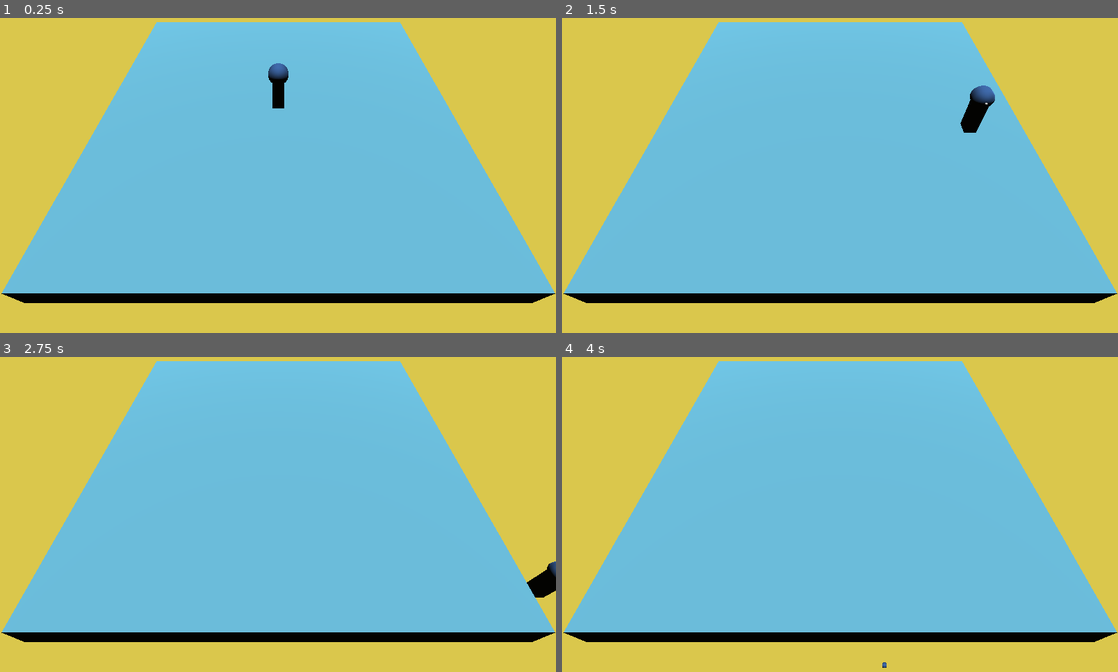
Above: before the commit, frames 1-4 (two rows, left to right).
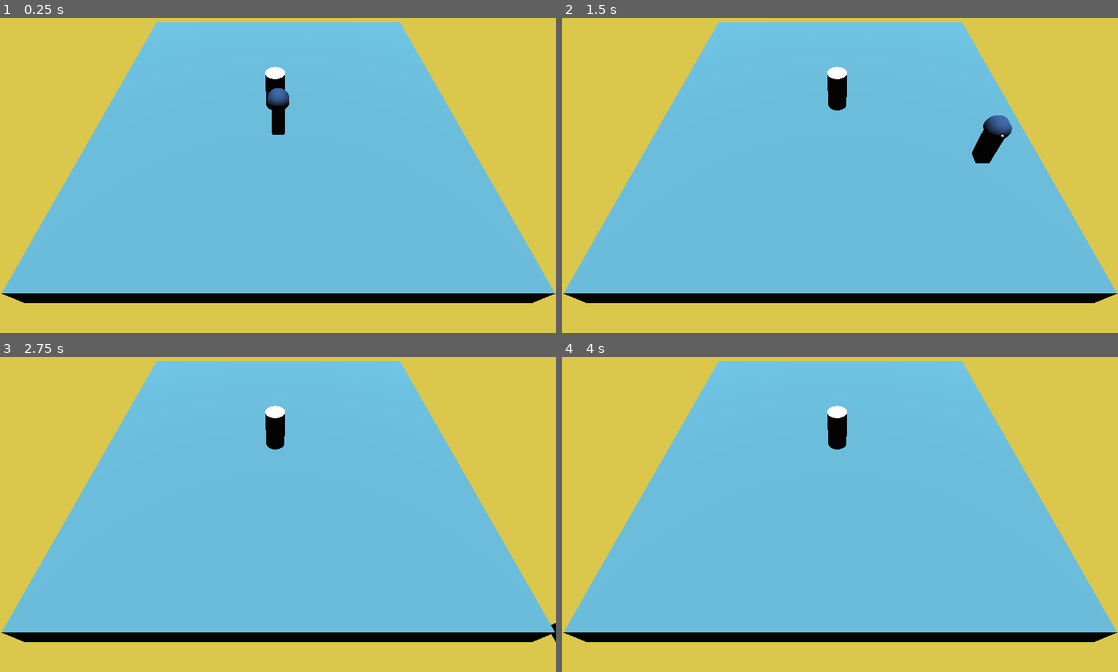
Above: after the commit, the same moments.

Repository: OnyJ/Medusa-old
Game: Godot game, scene res://scenes/Main.tscn
Two runs of this game, one before a commit and one after it. Both use one fixed random seed, a clock stepped at 60 frames per second and the inputs below.
Inputs:
- Up to frame 1 (0.25 s): no input
- Up to frame 2 (1.5 s): tap Enter at 0.5 s; hold D (move_right) 0.53-1.28 s; hold S (move_back) from 1.28 s (still down)
- Up to frame 3 (2.75 s): release S (move_back) at 2.03 s; hold D (move_right) from 2.03 s (still down)
- Up to frame 4 (4 s): release D (move_right) at 2.78 s; hold Z (move_forward) 2.78-3.53 s; tap Space at 3.5 s; hold Q (move_left) from 3.53 s (still down)

The runs differ from the first frame. In frame 1, 0.6% of the frame differs, in the area x 47-52%, y 14-38%; in frame 2, 1.6%, in the area x 47-81%, y 15-47%; in frame 3, 0.8%; in frame 4, 0.5%.

Commit message:
add statue

Diff:
--- a/scenes/Main.tscn
+++ b/scenes/Main.tscn
@@ -14,3 +14,4 @@
 transform = Transform( 1, 0, 0, 0, 0.993429, 0.114452, 0, -0.114452, 0.993429, 0, 1.17699, 26.4278 )
 
 [node name="Player" parent="." instance=ExtResource( 2 )]
+transform = Transform( 1, 0, 0, 0, 1, 0, 0, 0, 1, 0, 1.50951, 3.08401 )
--- a/scenes/Map.tscn
+++ b/scenes/Map.tscn
@@ -1,4 +1,6 @@
-[gd_scene load_steps=5 format=2]
+[gd_scene load_steps=6 format=2]
+
+[ext_resource path="res://scenes/Statue.tscn" type="PackedScene" id=1]
 
 [sub_resource type="BoxShape" id=1]
 
@@ -22,7 +24,6 @@
 shape = SubResource( 1 )
 
 [node name="MeshInstance" type="MeshInstance" parent="Ground"]
-transform = Transform( 1, 0, 0, 0, 1, 0, 0, 0, 1, 0, 0, 0 )
 mesh = SubResource( 3 )
 material/0 = null
 
@@ -31,3 +32,8 @@
 
 [node name="WorldEnvironment" type="WorldEnvironment" parent="."]
 environment = SubResource( 4 )
+
+[node name="Statues" type="Node" parent="."]
+
+[node name="Statue" parent="Statues" instance=ExtResource( 1 )]
+transform = Transform( 1, 0, 0, 0, 1, 0, 0, 0, 1, -0.259428, 1.77376, 0 )
--- /dev/null
+++ b/scenes/Statue.tscn
@@ -0,0 +1,20 @@
+[gd_scene load_steps=3 format=2]
+
+[sub_resource type="CylinderShape" id=1]
+radius = 0.804482
+height = 3.39058
+
+[sub_resource type="CylinderMesh" id=2]
+
+[node name="Statue" type="Spatial"]
+transform = Transform( 1, 0, 0, 0, 1, 0, 0, 0, 1, 0, 1.77376, 0 )
+
+[node name="StaticBody" type="StaticBody" parent="."]
+
+[node name="CollisionShape" type="CollisionShape" parent="StaticBody"]
+shape = SubResource( 1 )
+
+[node name="MeshInstance" type="MeshInstance" parent="StaticBody"]
+transform = Transform( 0.8, 0, 0, 0, 1.7, 0, 0, 0, 0.8, 0, 0, 0 )
+mesh = SubResource( 2 )
+material/0 = null
